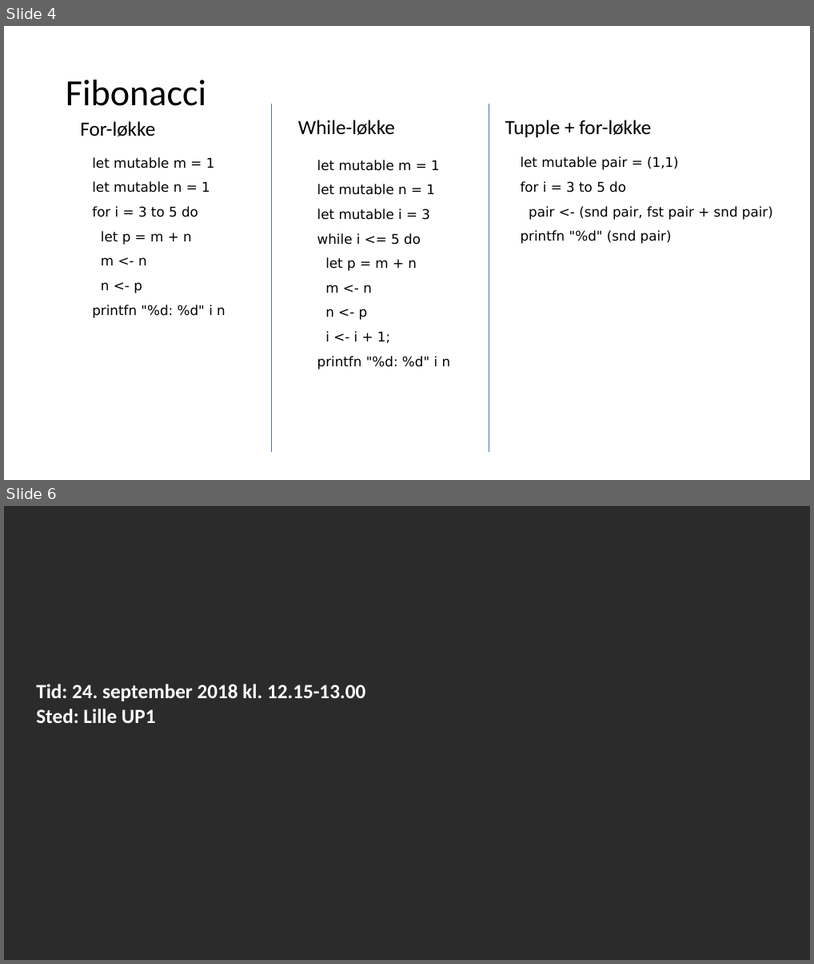
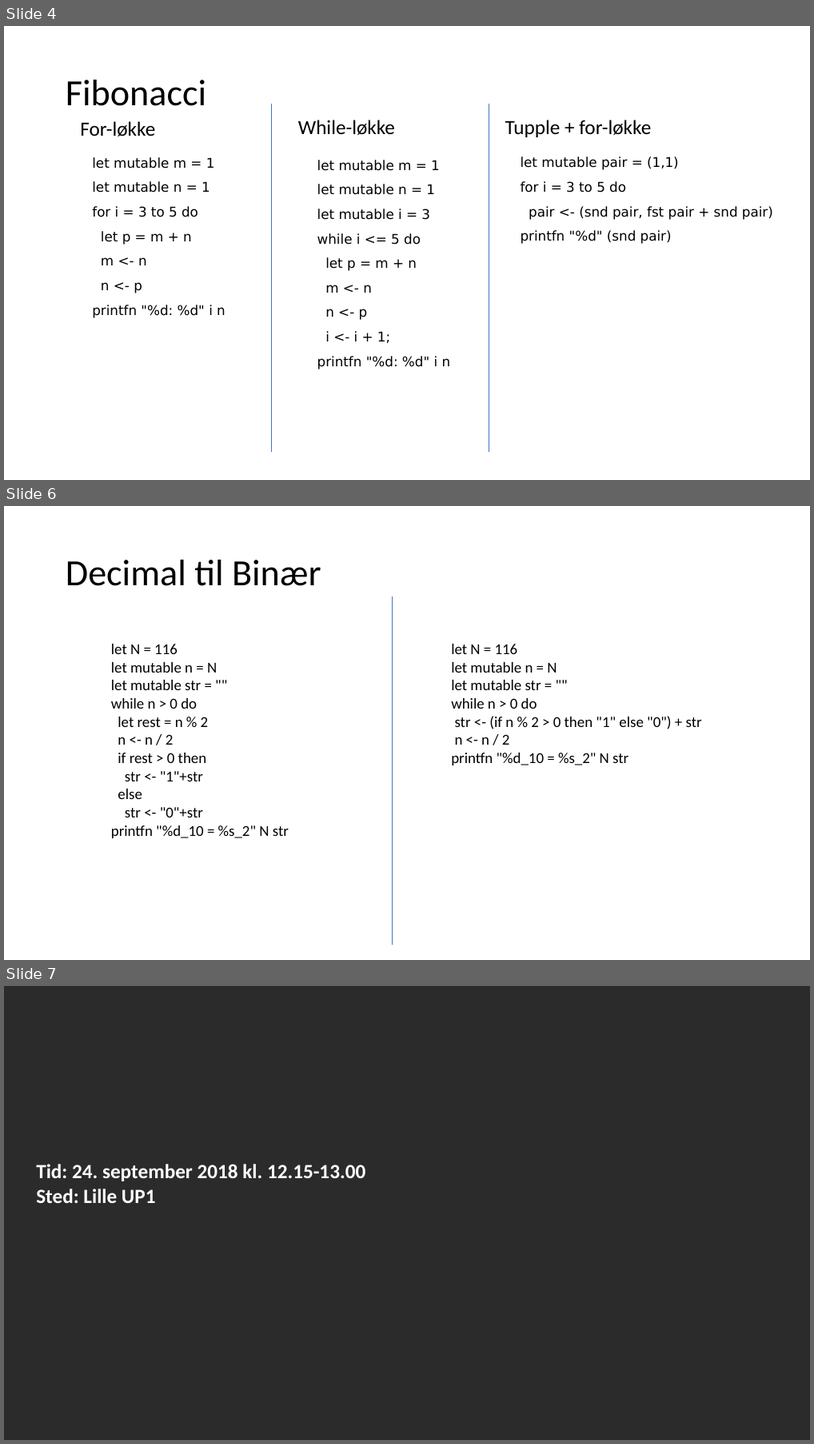
Before and after one commit to fisterloegsovs/pop22, a slide deck: lectures/3.3ConditionalsTuplesNFunctions/lecture.pptx. Shown one above the other, each under a label of ours: slides 4 and 6 before the commit, slides 4, 6 and 7 after it; the slides between them are not shown. The pictures are 814x964 and 814x1444 pixels, drawn with LibreOffice and Linux fonts; fonts in the diff are those of the drawing; background and template pictures are left out; a plain dark background stands for a picture behind light text. Boxes give left, top, right and bottom in pixels: in the first picture for what was removed or moved away, otherwise in the second. Text is boxed around its words. In the diff, an @@ line names an element or a change of style, - is before the commit and + after.

```diff
--- a/lectures/3.3ConditionalsTuplesNFunctions/lecture.pptx
+++ b/lectures/3.3ConditionalsTuplesNFunctions/lecture.pptx
@@ slide 6 added at [4, 506, 810, 960], background #FFFFFF @@
@@ title added at [66, 560, 322, 586], 44 pt, text #000000 @@
+Decimal til Binær
@@ line added from (392, 596) to (392, 944), #4472C4 0.5 pt @@
@@ text added at [111, 644, 289, 838], 18 pt, text #000000 @@
+let N = 116
+let mutable n = N
+let mutable str = ""
+while n > 0 do
+let rest = n % 2
+n <- n / 2
+if rest > 0 then
+str <- "1"+str
+else
+str <- "0"+str
+printfn "%d_10 = %s_2" N str
@@ text added at [451, 644, 702, 765], 18 pt, text #000000 @@
+let N = 116
+let mutable n = N
+let mutable str = ""
+while n > 0 do
+str <- (if n % 2 > 0 then "1" else "0") + str
+n <- n / 2
+printfn "%d_10 = %s_2" N str
@@ what was slide 6 is now slide 7 @@
```
Also in this commit, not shown: 1 slide changed, 1 other file.
